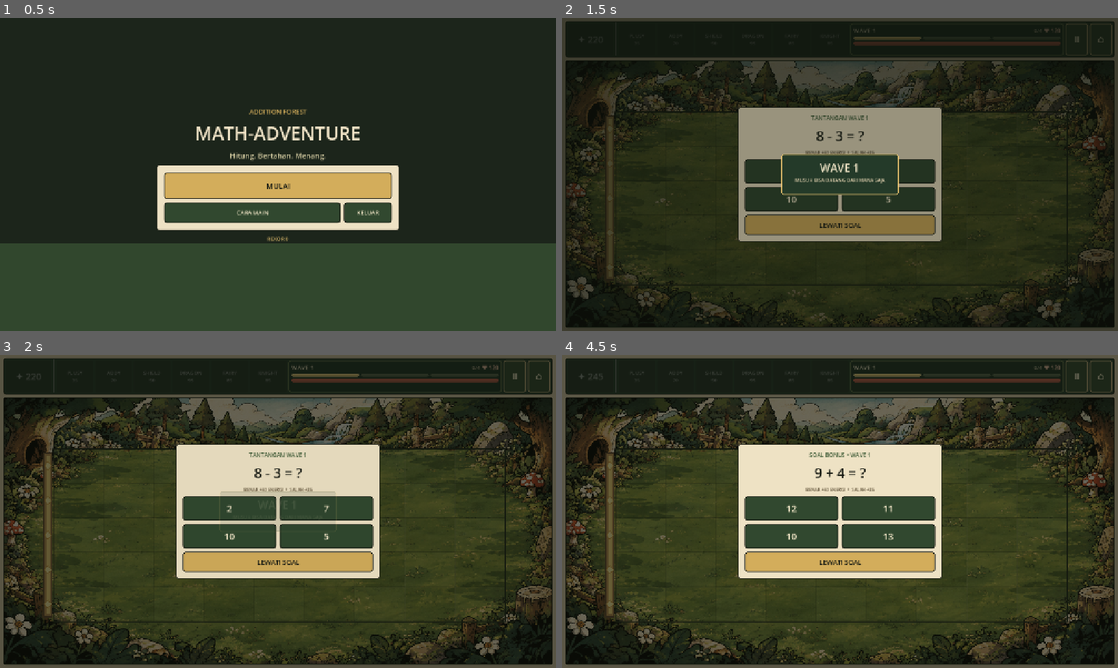
Above: before the commit, frames 1-4 (two rows, left to right).
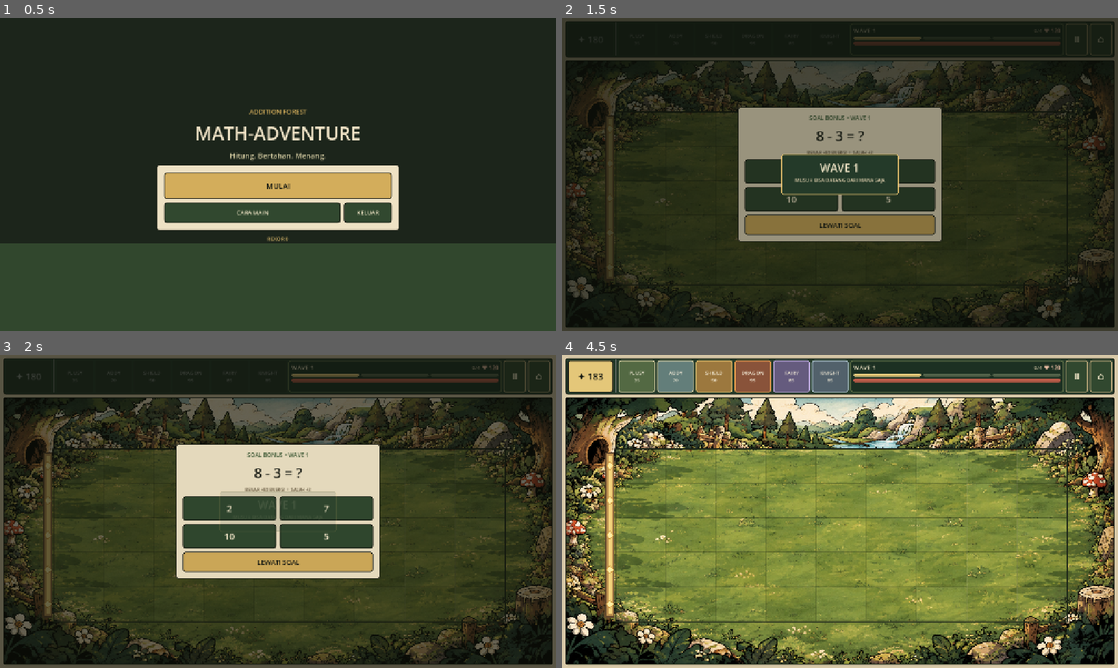
Above: after the commit, the same moments.

Repository: mukhlishulkhaniif/Pengantar-Game
Game: Godot game, scene res://scenes/main_menu.tscn
Same seed, same stepped clock (60 frames per second), same inputs: the game is played once before the commit and once after it.
Inputs:
- Up to frame 1 (0.5 s): no input
- Up to frame 2 (1.5 s): click "MULAI" at 0.5 s; click "✦ 220" (after the commit: "✦ 180") at 1.25 s
- Up to frame 3 (2 s): no input
- Up to frame 4 (4.5 s): click "2" at 2 s; click "7" at 2.75 s; click "Ⅱ" at 3.5 s; click "✦ 245" (after the commit: "✦ 183") at 4.25 s

Frame 1 is identical in both runs. In frame 2, 0.2% of the frame differs, in the area x 43-57%, y 31-44%; in frame 3, 0.2%; in frame 4, 85%, in the area x 0-100%, y 0-100%.

Commit message:
Seimbangkan energi dan jadikan soal matematika manual

Diff:
--- a/math-adventure/scripts/domain/question_generator.gd
+++ b/math-adventure/scripts/domain/question_generator.gd
@@ -5,7 +5,7 @@
 static func make_question(difficulty: String = "mudah") -> Dictionary:
 	var min_value: int = 0
 	var max_value: int = 10
-	var reward: int = 50
+	var reward: int = 25
 	var difficulty_label: String = "Mudah"
 
 	# Rentang dibuat bertahap untuk anak SD. Angka pada tiap operasi
@@ -14,12 +14,12 @@
 		"sedang", "medium":
 			min_value = 5
 			max_value = 15
-			reward = 60
+			reward = 35
 			difficulty_label = "Sedang"
 		"sulit", "hard":
 			min_value = 20
 			max_value = 50
-			reward = 75
+			reward = 45
 			difficulty_label = "Sulit"
 		_:
 			min_value = 0
--- a/math-adventure/scripts/presentation/battle.gd
+++ b/math-adventure/scripts/presentation/battle.gd
@@ -6,7 +6,7 @@
 const WAVE_COUNTS: Array[int] = [4, 5, 6]
 const GUARDIAN_COSTS: Dictionary = {"Plusy": 35, "Addy Cannon": 70, "Shield Cube": 50, "Multiply Dragon": 95, "Fraction Fairy": 85, "Number Knight": 85}
 
-var energy: int = 220
+var energy: int = 180
 var core_hp: int = 120
 var combo: int = 0
 var score: int = 0
@@ -20,6 +20,7 @@
 var spawn_target: int = 0
 var spawn_timer: float = 0.0
 var passive_energy_timer: float = 0.0
+var question_cooldown_timer: float = 0.0
 var intermission_timer: float = 0.0
 var next_enemy_id: int = 1
 var last_spawned_lane: int = -1
@@ -69,24 +70,21 @@
 func _process(delta: float) -> void:
 	_update_wave_banner(delta)
 
-	# Setiap wave dimulai dengan satu soal singkat. Soal baru muncul setelah
-	# banner wave selesai agar tidak menutupi pesan pergantian wave.
-	if wave_question_pending and not battle_finished and not paused:
-		var banner_is_visible: bool = is_instance_valid(wave_banner) and wave_banner.visible
-		if not banner_is_visible:
-			wave_question_pending = false
-			_open_question_popup(true)
-
+	# Soal tidak muncul otomatis setelah banner. Pemain membuka soal sendiri
+	# lewat tombol energi ketika merasa membutuhkan tambahan energi.
 	if battle_finished or paused:
 		return
 
-	# Regenerasi energi kecil membantu anak tetap bisa mencoba strategi baru.
+	if question_cooldown_timer > 0.0:
+		question_cooldown_timer = maxf(0.0, question_cooldown_timer - delta)
+
+	# Regenerasi pasif dibuat kecil agar keputusan penempatan Guardian tetap penting.
 	passive_energy_timer += delta
-	if passive_energy_timer >= 7.0:
-		passive_energy_timer -= 7.0
-		energy = mini(999, energy + 5)
+	if passive_energy_timer >= 12.0:
+		passive_energy_timer -= 12.0
+		energy = mini(999, energy + 3)
 		if is_instance_valid(arena):
-			arena.add_visual_effect("reward", Vector2(arena.size.x * 0.5, 44.0), Color("#a6e6b8"), "+5 ENERGI")
+			arena.add_visual_effect("reward", Vector2(arena.size.x * 0.5, 44.0), Color("#a6e6b8"), "+3 ENERGI")
 
 	if spawned_this_wave < spawn_target:
 		spawn_timer += delta
@@ -152,7 +150,7 @@
 
 	energy_button = _make_button("✦ %d" % energy, Vector2(energy_width, 72), true)
 	energy_button.add_theme_font_size_override("font_size", 21)
-	energy_button.tooltip_text = "Ketuk untuk soal matematika dan energi"
+	energy_button.tooltip_text = "Buka soal matematika secara manual untuk mendapat energi"
 	energy_button.pressed.connect(_open_question_popup)
 	header.add_child(energy_button)
 
@@ -421,19 +419,15 @@
 func _open_question_popup(is_wave_challenge: bool = false) -> void:
 	if battle_finished or paused or question_popup_open:
 		return
-
-	# Jika pemain membuka tombol energi saat banner wave masih terlihat,
-	# pertanyaan ini menggantikan tantangan otomatis agar tidak muncul dua kali.
-	if wave_question_pending:
-		is_wave_challenge = true
-		wave_question_pending = false
-	elif not is_wave_challenge:
-		# Soal bonus dapat dibuka berulang kali. Anak tidak perlu menunggu wave
-		# berikutnya untuk mengumpulkan energi; setiap percobaan tetap mengajarkan
-		# operasi matematika dan gameplay dijeda selama menjawab.
-		bonus_question_used_this_wave = true
-
-	question_is_wave_challenge = is_wave_challenge
+	if question_cooldown_timer > 0.0:
+		feedback_label.text = "Soal berikutnya tersedia dalam %d detik." % ceili(question_cooldown_timer)
+		feedback_label.add_theme_color_override("font_color", Color("#e9c777"))
+		return
+
+	# Soal hanya muncul jika pemain menekan tombol energi. Jeda 18 detik
+	# setelah membuka soal membantu mencegah energi bisa di-farm terlalu cepat.
+	question_cooldown_timer = 18.0
+	question_is_wave_challenge = false
 	_new_question()
 	question_popup_open = true
 	question_result_showing = false
@@ -463,7 +457,7 @@
 		else:
 			math_heading.text = "SOAL BONUS • WAVE %d" % current_wave
 	if is_instance_valid(reward_hint_label):
-		reward_hint_label.text = "BENAR +%d ENERGI  •  SALAH +25" % int(current_question["reward"])
+		reward_hint_label.text = "BENAR +%d ENERGI  •  SALAH +3" % int(current_question["reward"])
 	var options: Array = current_question["options"]
 	for index in range(answer_buttons.size()):
 		answer_buttons[index].text = str(options[index])
@@ -498,7 +492,7 @@
 		correct_answers += 1
 		combo += 1
 		var reward: int = int(current_question["reward"])
-		var combo_bonus: int = 10 if combo % 3 == 0 else 0
+		var combo_bonus: int = 5 if combo % 3 == 0 else 0
 		var total_reward: int = reward + combo_bonus
 		energy = mini(999, energy + total_reward)
 		score += 100 + total_reward
@@ -514,13 +508,13 @@
 	else:
 		wrong_answers += 1
 		combo = 0
-		energy = mini(999, energy + 25)
-		feedback_label.text = "%s = %d  •  +25 energi" % [question_text, correct]
+		energy = mini(999, energy + 3)
+		feedback_label.text = "%s = %d  •  +3 energi" % [question_text, correct]
 		feedback_label.add_theme_color_override("font_color", Color("#b95c49"))
 		if is_instance_valid(math_heading):
 			math_heading.text = "AYO BELAJAR BERSAMA!"
 		if is_instance_valid(reward_hint_label):
-			reward_hint_label.text = "Tetap dapat +25 energi • lanjut mencoba!"
+			reward_hint_label.text = "Tetap dapat +3 energi • lanjut mencoba!"
 		if is_instance_valid(arena):
 			arena.add_visual_effect("reward", Vector2(arena.size.x * 0.5, 34.0), Color("#b95c49"), "JAWABAN %d" % correct)
 
@@ -616,7 +610,7 @@
 	spawn_target = WAVE_COUNTS[current_wave - 1]
 	spawn_timer = 0.0
 	intermission_timer = 0.0
-	wave_question_pending = true
+	wave_question_pending = false
 	bonus_question_used_this_wave = false
 	feedback_label.text = ""
 	_show_wave_banner(current_wave)
@@ -707,11 +701,11 @@
 		guardian["hurt_anim"] = maxf(0.0, float(guardian.get("hurt_anim", 0.0)) - delta)
 		if guardian_type == "Plusy":
 			guardian["energy_timer"] = float(guardian.get("energy_timer", 0.0)) + delta
-			if float(guardian["energy_timer"]) >= 4.5:
-				guardian["energy_timer"] = float(guardian["energy_timer"]) - 4.5
-				energy = mini(999, energy + 8)
+			if float(guardian["energy_timer"]) >= 7.5:
+				guardian["energy_timer"] = float(guardian["energy_timer"]) - 7.5
+				energy = mini(999, energy + 5)
 				if is_instance_valid(arena):
-					arena.add_visual_effect("reward", arena.get_guardian_center(guardian), Color("#a6e6b8"), "+8")
+					arena.add_visual_effect("reward", arena.get_guardian_center(guardian), Color("#a6e6b8"), "+5")
 		elif guardian_type == "Addy Cannon" or guardian_type == "Multiply Dragon":
 			guardian["cooldown"] = float(guardian.get("cooldown", 0.0)) - delta
 			if float(guardian["cooldown"]) <= 0.0:
@@ -944,7 +938,10 @@
 	if is_instance_valid(energy_button):
 		energy_button.text = "✦ %d" % energy
 		energy_button.disabled = paused or battle_finished
-		energy_button.tooltip_text = "Ketuk untuk menjawab soal dan mendapatkan energi tambahan"
+		if question_cooldown_timer > 0.0:
+			energy_button.tooltip_text = "Soal tersedia dalam %d detik" % ceili(question_cooldown_timer)
+		else:
+			energy_button.tooltip_text = "Ketuk untuk membuka soal matematika dan mendapat energi"
 	if is_instance_valid(core_label):
 		core_label.text = "♥ %d" % core_hp
 	if is_instance_valid(wave_label):
Not shown, added: math-adventure/docs/MANUAL_QUESTIONS_BALANCED_ENERGY_v2.2.md
